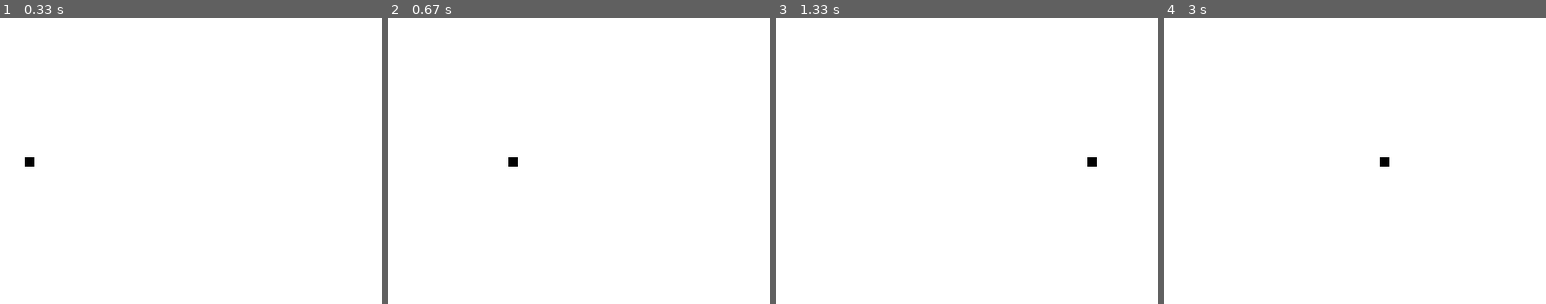
Above: before the commit, frames 1-4 (left to right).
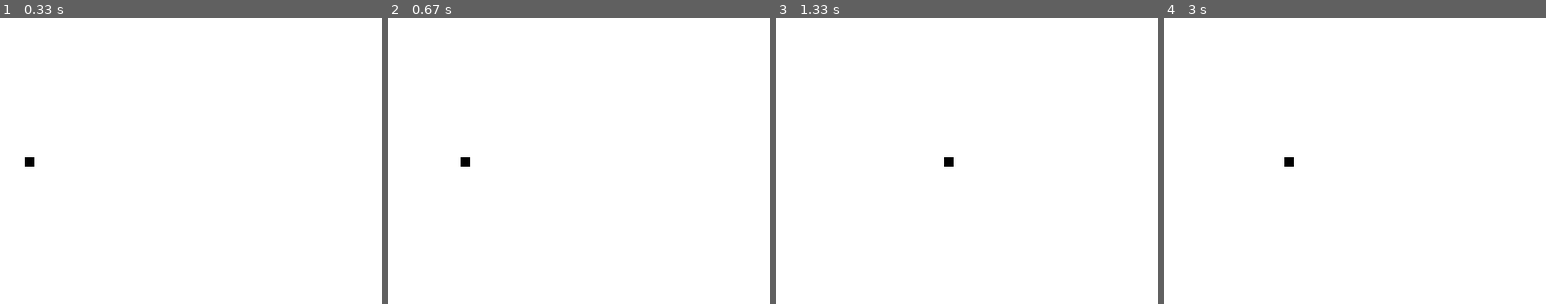
Above: after the commit, the same moments.

Repository: rishikksh20/PyGame
Game: pygame game, started from src/pygame2.py
The game is run twice, just before and just after one commit, with the same random seed, the same clock (stepped at 60 frames per second) and the same inputs.
Inputs:
- Up to frame 1 (0.33 s): no input
- Up to frame 2 (0.67 s): hold Right from 0.33 s (still down)
- Up to frame 3 (1.33 s): release Right at 0.8 s; hold Right 0.83-1.3 s
- Up to frame 4 (3 s): hold Left 1.33-1.87 s; hold Right 2.33-2.97 s
The pictures show only the part of the screen within x 34-84%, y 26-76%; the shares and areas given below are measured in that part.

Frame 1 is identical in both runs. In frame 2, 0.2% of the frame differs, in the area x 19-34%, y 48-52%; in frame 3, 0.2%; in frame 4, 0.2%.

Commit message:
Change frame per second(fps)
For getting smooth result in movement of dice

Diff:
--- a/src/pygame2.py
+++ b/src/pygame2.py
@@ -28,6 +28,6 @@
     pygame.draw.rect(gameDisplay,black,[lead_x,lead_y,10,10])
 
     pygame.display.update()
-    clock.tick(30)
+    clock.tick(15) # 15 fps speed
 pygame.quit()
 quit()
